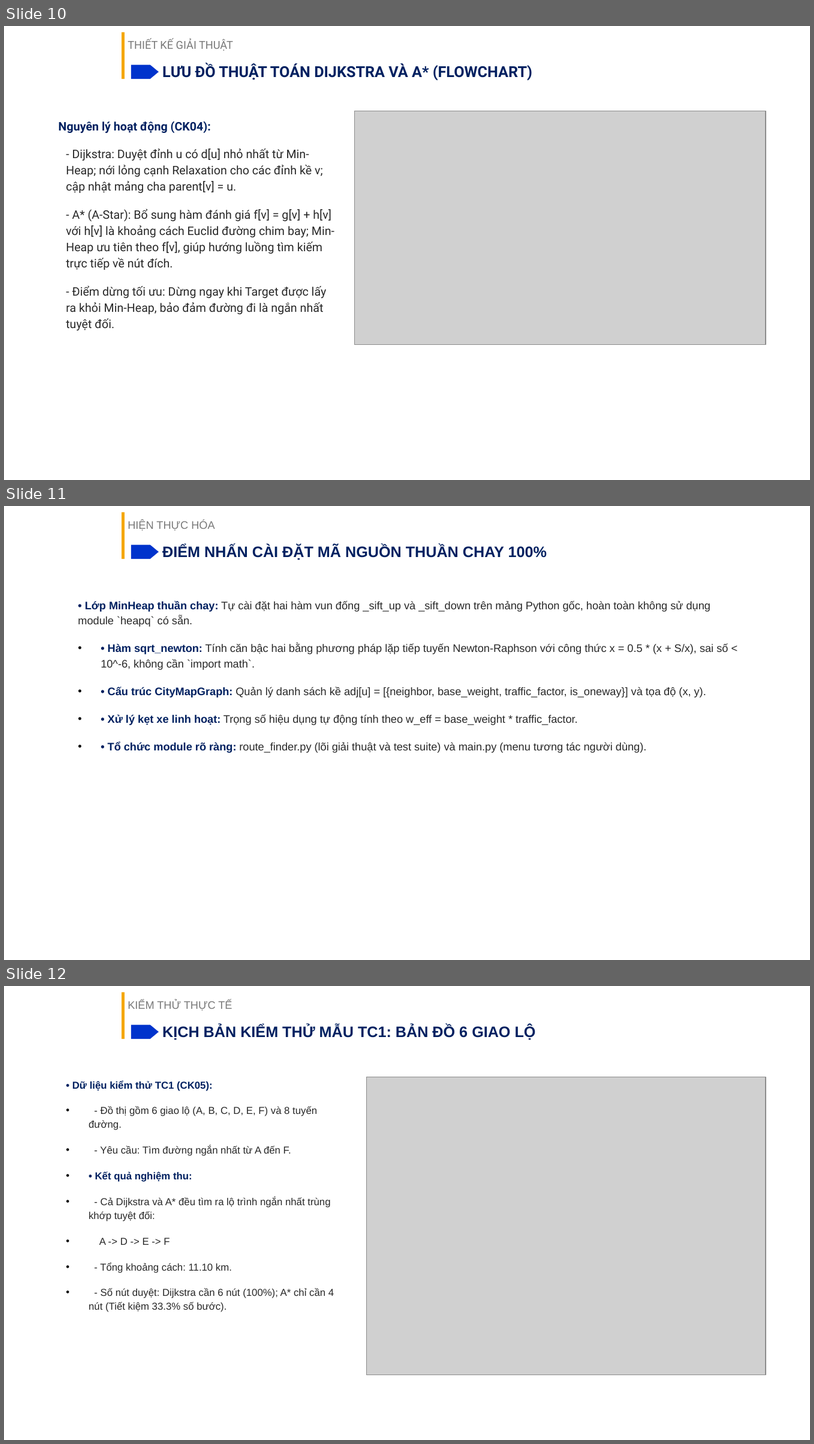
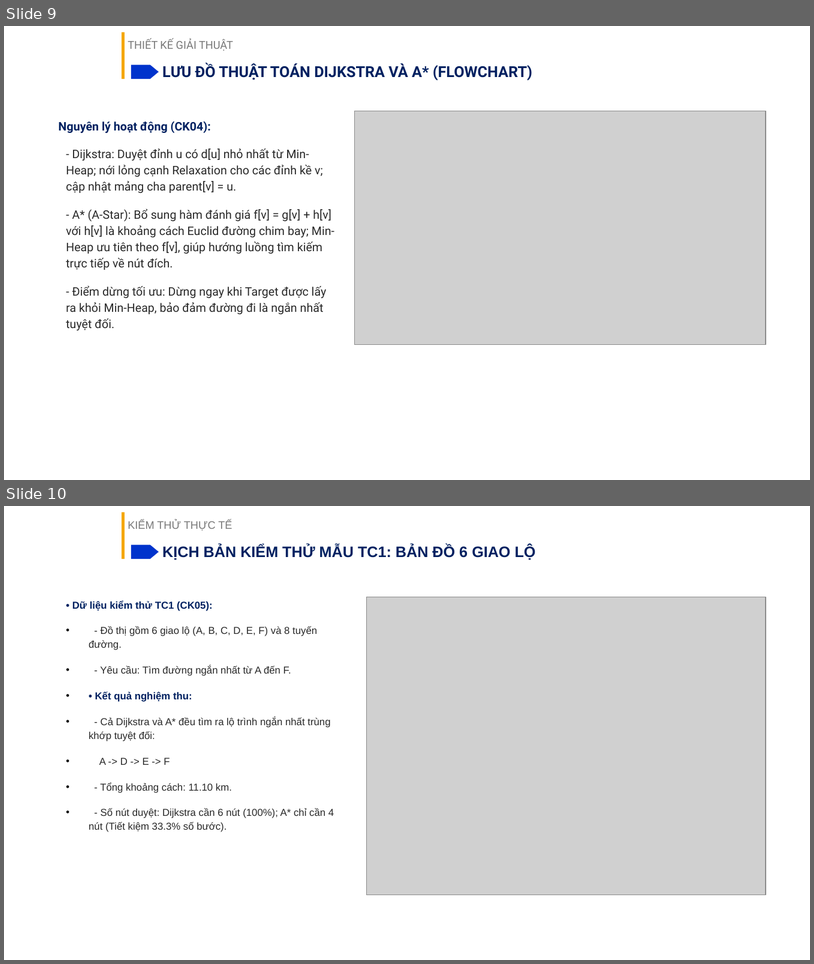
Before and after one commit to hakien2525-pixel/CTDLGT, a slide deck: NopBai/BaoCao_ThuyetTrinh_DeTai5.pptx. Shown one above the other, each under a label of ours: slides 10, 11 and 12 before the commit, slides 9 and 10 after it. The pictures are 814x1444 and 814x964 pixels, drawn with LibreOffice and Linux fonts; fonts in the diff are those of the drawing; grey boxes stand for pictures; background and template pictures are left out. Boxes give left, top, right and bottom in pixels: in the first picture for what was removed or moved away, otherwise in the second. Text is boxed around its words. In the diff, an @@ line names an element or a change of style, - is before the commit and + after.

```diff
--- a/NopBai/BaoCao_ThuyetTrinh_DeTai5.pptx
+++ b/NopBai/BaoCao_ThuyetTrinh_DeTai5.pptx
@@ slide 11 removed at (4, 506, 810, 960), background picture (left out); not listed: 2 template elements that a slide beside it also shows @@
@@ title removed at (128, 520, 215, 531) @@
-HIỆN THỰC HÓA
@@ title removed at (162, 545, 547, 560) @@
-ĐIỂM NHẤN CÀI ĐẶT MÃ NGUỒN THUẦN CHAY 100%
@@ text removed at (78, 601, 728, 753) @@
-• Lớp MinHeap thuần chay: Tự cài đặt hai hàm vun đống _sift_up và _sift_down trên mảng Python gốc, hoàn toàn không sử dụng module `heapq` có sẵn.
-• • Hàm sqrt_newton: Tính căn bậc hai bằng phương pháp lặp tiếp tuyến Newton-Raphson với công thức x = 0.5 * (x + S/x), sai số < 10^-6, không cần `import math`.
-• • Cấu trúc CityMapGraph: Quản lý danh sách kề adj[u] = [{neighbor, base_weight, traffic_factor, is_oneway}] và tọa độ (x, y).
-• • Xử lý kẹt xe linh hoạt: Trọng số hiệu dụng tự động tính theo w_eff = base_weight * traffic_factor.
-• • Tổ chức module rõ ràng: route_finder.py (lõi giải thuật và test suite) và main.py (menu tương tác người dùng).
@@ page number removed at (619, 927, 801, 951) @@
-11
@@ what was slide 10 is now slide 9 @@
@@ what was slide 12 is now slide 10 @@
```
Also in this commit, not shown: 4 slides changed, 2 other slides removed.
